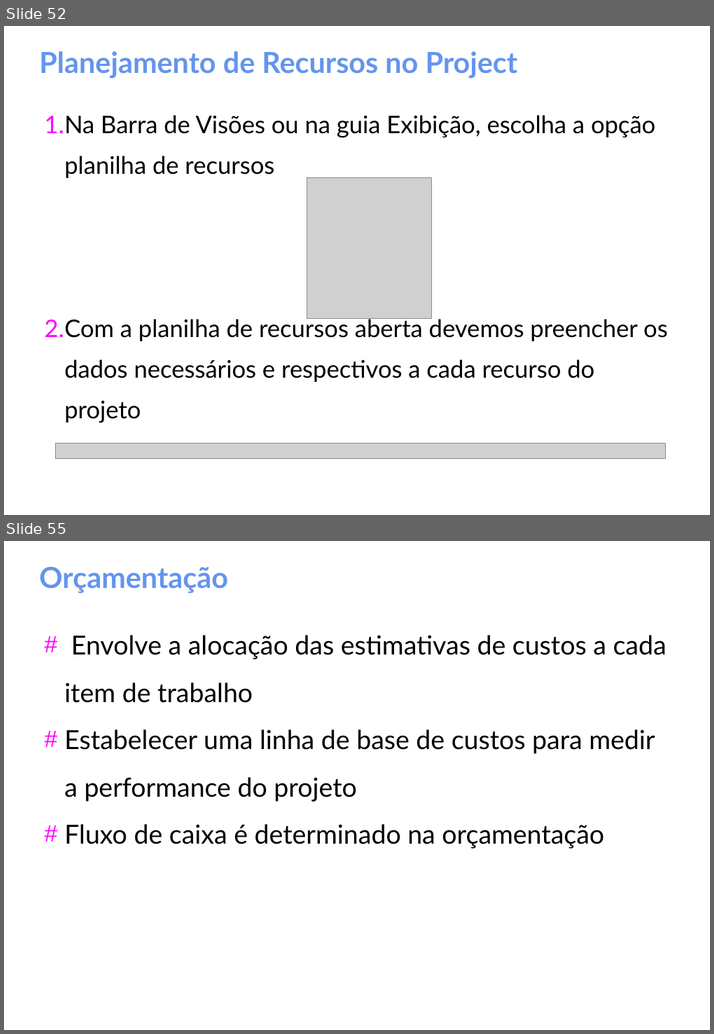
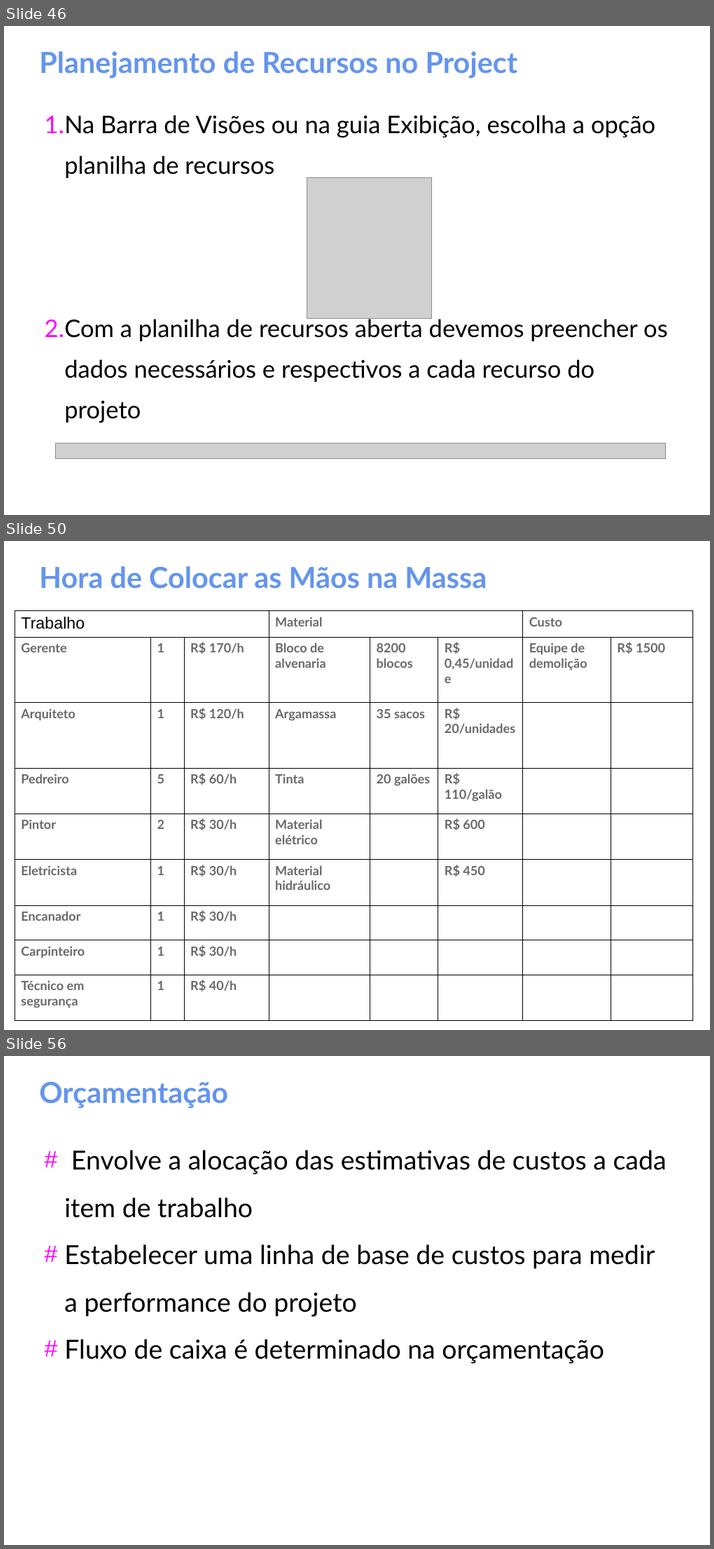
Before and after one commit to gomesluiz/gestao-de-projetos, a slide deck: aulas/project-aula-02.odp. Shown one above the other, each under a label of ours: slides 52 and 55 before the commit, slides 46, 50 and 56 after it; the slides between them are not shown. The pictures are 714x1034 and 714x1549 pixels, drawn with LibreOffice and Linux fonts; fonts in the diff are those of the drawing; grey boxes stand for pictures. Boxes give left, top, right and bottom in pixels: in the first picture for what was removed or moved away, otherwise in the second. Text is boxed around its words. In the diff, an @@ line names an element or a change of style, - is before the commit and + after.

```diff
--- a/aulas/project-aula-02.odp
+++ b/aulas/project-aula-02.odp
@@ slide 50 added at box(4, 541, 710, 1030), background #FFFFFF @@
@@ title added at box(39, 566, 486, 589), 32 pt, text #6495ED, bold @@
+Hora de Colocar as Mãos na Massa
@@ table added at box(14, 610, 691, 1019), 9 rows, 8 columns @@
+Trabalho |  |  | Material |  |  | Custo | 
+Gerente | 1 | R$ 170/h | Bloco de alvenaria | 8200 blocos | R$ 0,45/unidade | Equipe de demolição | R$ 1500
+Arquiteto | 1 | R$ 120/h | Argamassa | 35 sacos | R$ 20/unidades |  | 
+Pedreiro | 5 | R$ 60/h | Tinta | 20 galões | R$ 110/galão |  | 
+Pintor | 2 | R$ 30/h | Material elétrico |  | R$ 600 |  | 
+Eletricista | 1 | R$ 30/h | Material hidráulico |  | R$ 450 |  | 
+Encanador | 1 | R$ 30/h |  |  |  |  | 
+Carpinteiro | 1 | R$ 30/h |  |  |  |  | 
+Técnico em segurança | 1 | R$ 40/h |  |  |  |  | 
@@ what was slide 52 is now slide 46 @@
@@ what was slide 55 is now slide 56 @@
```
Also in this commit, not shown: 5 slides changed, 15 other slides added.
